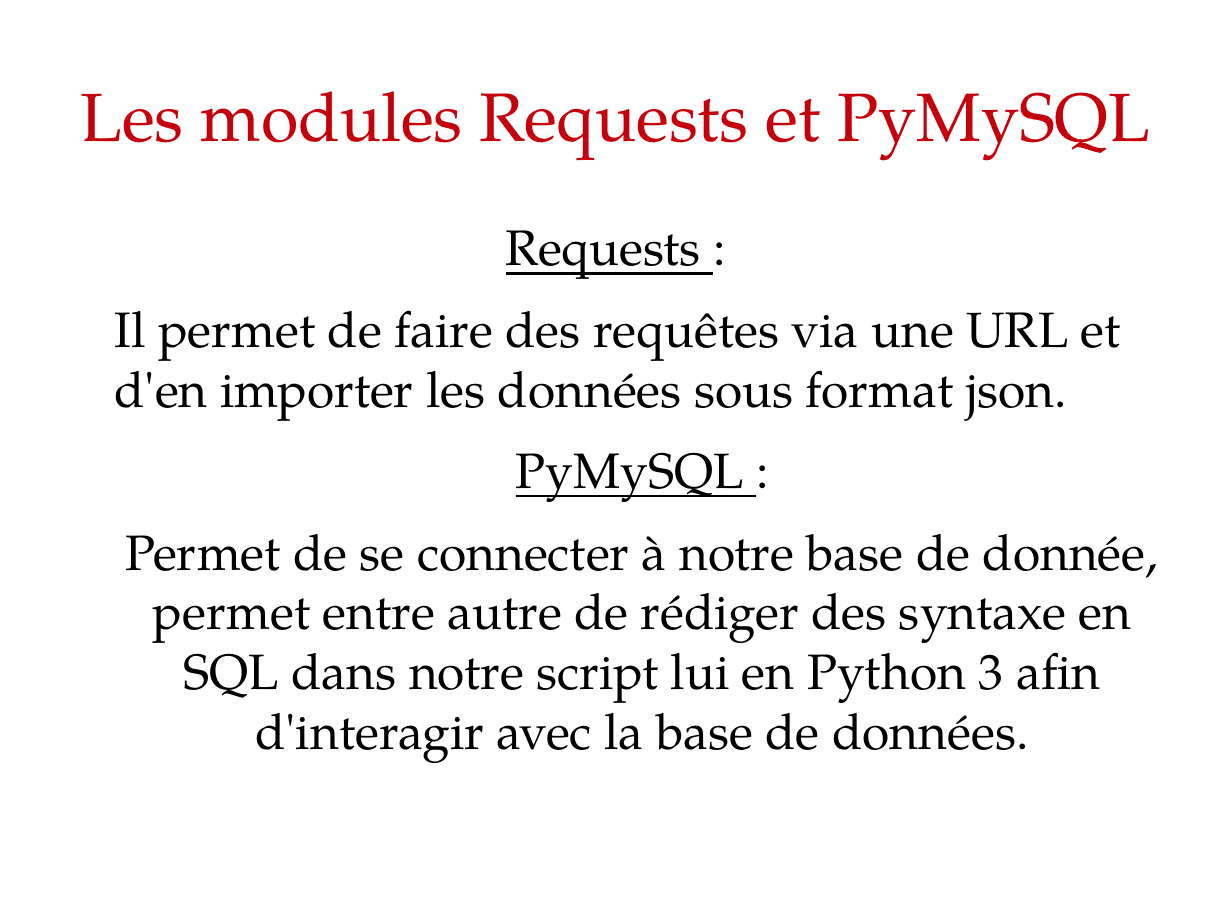
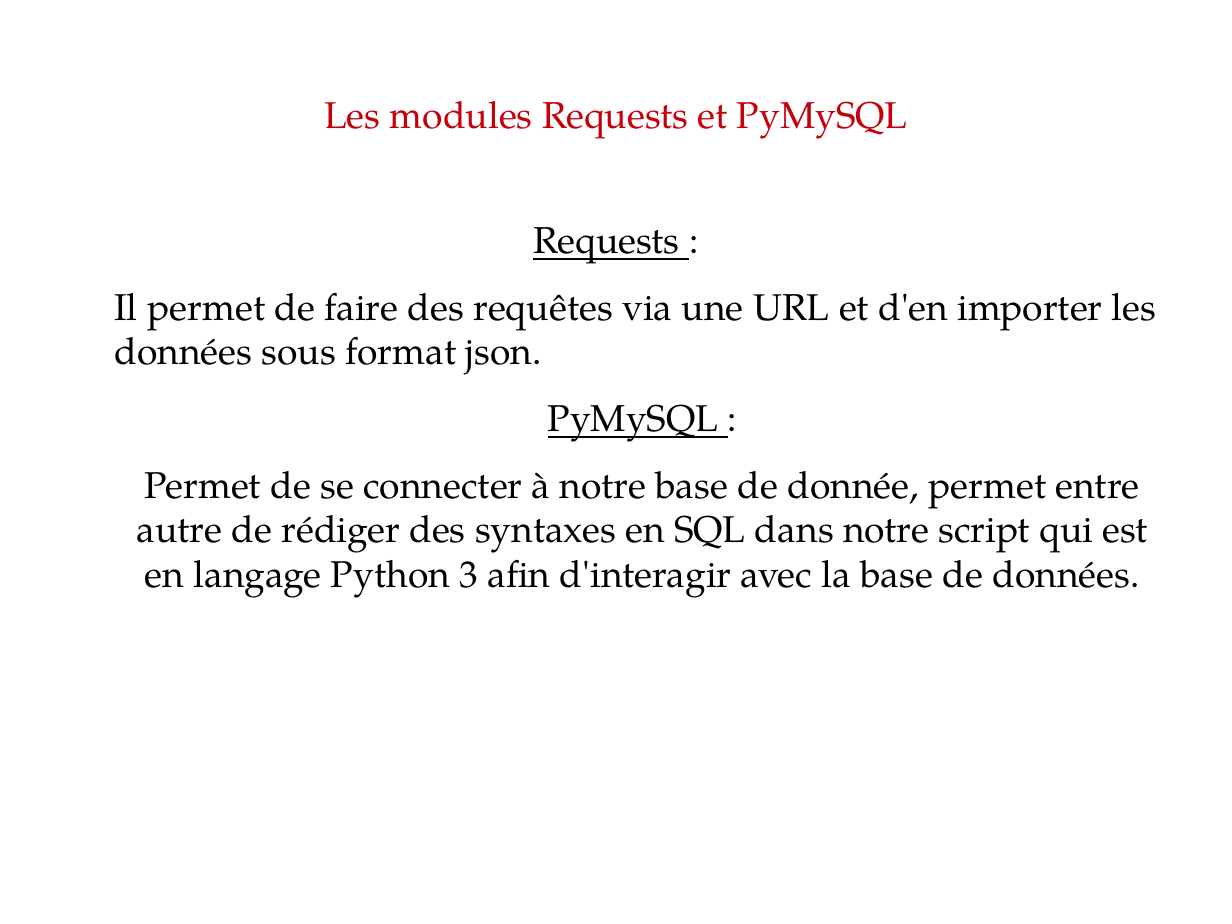
Before and after one commit to stan-kempachi/OCRP5, a slide deck: slide 6 of Livrables/PrésentationP5.odp. Drawn at 1232x924 pixels with LibreOffice and Linux fonts; fonts in the diff are those of the drawing. Boxes give left, top, right and bottom in pixels: in the first picture for what was removed or moved away, otherwise in the second. Text is boxed around its words. In the diff, an @@ line names an element or a change of style, - is before the commit and + after.

```diff
--- a/Livrables/PrésentationP5.odp
+++ b/Livrables/PrésentationP5.odp
@@ title "Les modules Requests et PyMySQL": place and size @@
-title "Les modules Requests et PyMySQL" at box(80, 91, 1150, 161)
+title "Les modules Requests et PyMySQL" at box(324, 101, 908, 139)
@@ title "Les modules Requests et PyMySQL" at box(324, 101, 908, 139): size 44 to 24 pt @@
@@ text at box(114, 227, 1156, 442): size 32 to 24 pt in "Requests :", "Il permet de faire des requêtes via ...", "PyMySQL :" @@
@@ text at box(137, 471, 1148, 598): text changed; size 32 to 24 pt @@
-Permet de se connecter à notre base de donnée, permet entre autre de rédiger des syntaxe en SQL dans notre script lui en Python 3 afin d'interagir avec la base de données.
+Permet de se connecter à notre base de donnée, permet entre autre de rédiger des syntaxes en SQL dans notre script qui est en langage Python 3 afin d'interagir avec la base de données.
```
Also in this commit, not shown: 8 other slides changed, 1 slide added.
